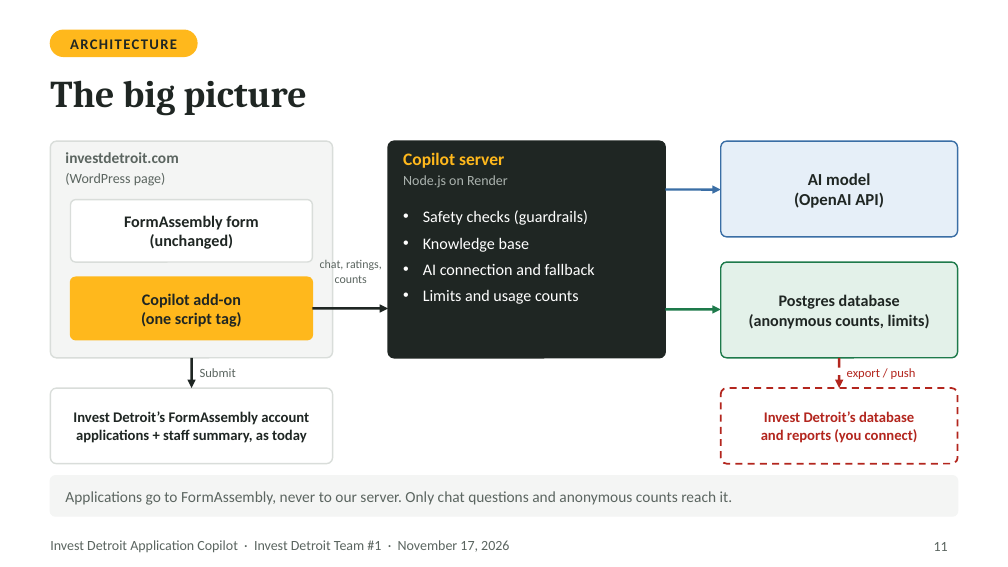
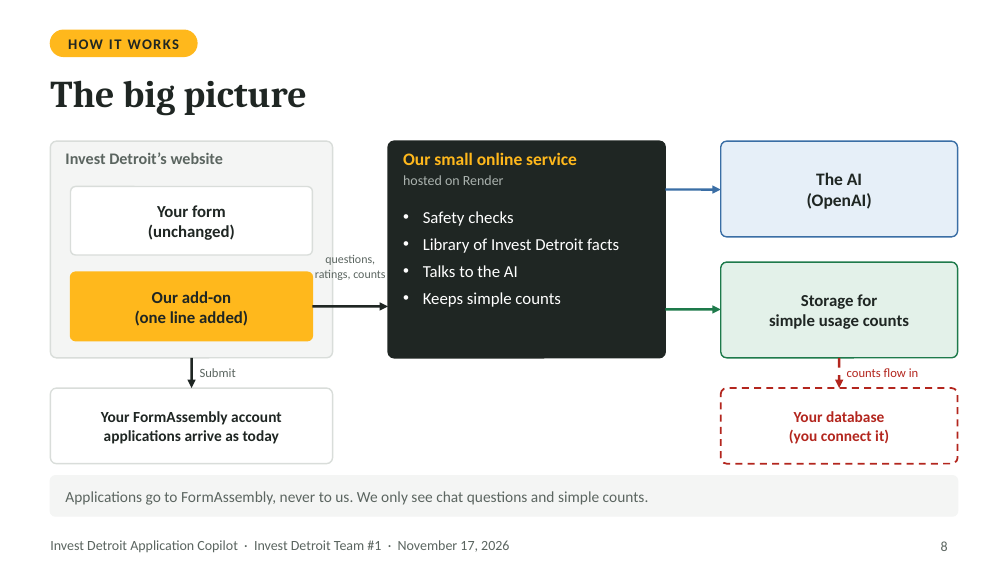
Before and after one commit to ojhnny/invest-detroit-application-copilot, a slide deck: slide 8 of docs/presentation/Invest-Detroit-Copilot-Final-Presentation.pptx (slide 11 before the commit). Drawn at 1008x567 pixels with LibreOffice and Linux fonts; fonts in the diff are those of the drawing. Boxes give left, top, right and bottom in pixels: in the first picture for what was removed or moved away, otherwise in the second. Text is boxed around its words. In the diff, an @@ line names an element or a change of style, - is before the commit and + after.

```diff
--- a/docs/presentation/Invest-Detroit-Copilot-Final-Presentation.pptx
+++ b/docs/presentation/Invest-Detroit-Copilot-Final-Presentation.pptx
@@ text at (68,39,179,49): text changed @@
-ARCHITECTURE
+HOW IT WORKS
@@ text at (65,152,223,164): text changed; size 11 to 11.5 pt @@
-investdetroit.com
+Invest Detroit’s website
@@ text removed at (65,173,166,186) @@
-(WordPress page)
@@ text at (403,175,504,185): text changed @@
-Node.js on Render
+hosted on Render
@@ text at (403,152,577,165): text changed @@
-Copilot server
+Our small online service
@@ text at (807,172,872,209): text changed; size 12 to 12.5 pt @@
-AI model
-(OpenAI API)
+The AI
+(OpenAI)
@@ rounded rectangle at (71,186,312,255): proportions changed @@
@@ rounded rectangle: place and size @@
-rounded rectangle at (71,200,312,262)
+rounded rectangle at (71,186,312,255)
@@ text "Your form": place and size @@
-text "Your form" at (124,215,258,249)
+text "Your form" at (148,205,235,240)
@@ text at (157,205,226,217): text changed; size 11.5 to 12 pt @@
-FormAssembly form
+Your form
@@ text at (148,224,235,240): size 11.5 to 12 pt in "(unchanged)" @@
@@ text at (423,211,619,307): text changed; size 11.5 to 12 pt @@
-• Safety checks (guardrails)
-• Knowledge base
-• AI connection and fallback
-• Limits and usage counts
+• Safety checks
+• Library of Invest Detroit facts
+• Talks to the AI
+• Keeps simple counts
@@ text at (315,255,385,280): text changed @@
-chat, ratings,
-counts
+questions,
+ratings, counts
@@ rounded rectangle: place and size @@
-rounded rectangle at (71,277,312,340)
+rounded rectangle at (71,272,312,341)
@@ rounded rectangle at (71,272,312,341): proportions changed @@
@@ text at (135,291,248,326): text changed; size 11.5 to 12 pt @@
-Copilot add-on
-(one script tag)
+Our add-on
+(one line added)
@@ text at (769,294,909,329): text changed; size 11.5 to 12 pt @@
-Postgres database
-(anonymous counts, limits)
+Storage for
+simple usage counts
@@ text at (847,368,918,377): text changed @@
-export / push
+counts flow in
@@ text at (101,411,282,444): text changed; size 10.5 to 11 pt @@
-Invest Detroit’s FormAssembly account
-applications + staff summary, as today
+Your FormAssembly account
+applications arrive as today
@@ text at (789,411,889,444): text changed; size 10.5 to 11 pt @@
-Invest Detroit’s database
-and reports (you connect)
+Your database
+(you connect it)
@@ text at (65,491,649,505): text changed @@
-Applications go to FormAssembly, never to our server. Only chat questions and anonymous counts reach it.
+Applications go to FormAssembly, never to us. We only see chat questions and simple counts.
@@ page number at (941,541,948,551): text changed @@
-11
+8
```
Also in this commit, not shown: 16 other slides changed, 3 slides added, 14 slides removed, 1 other file.
